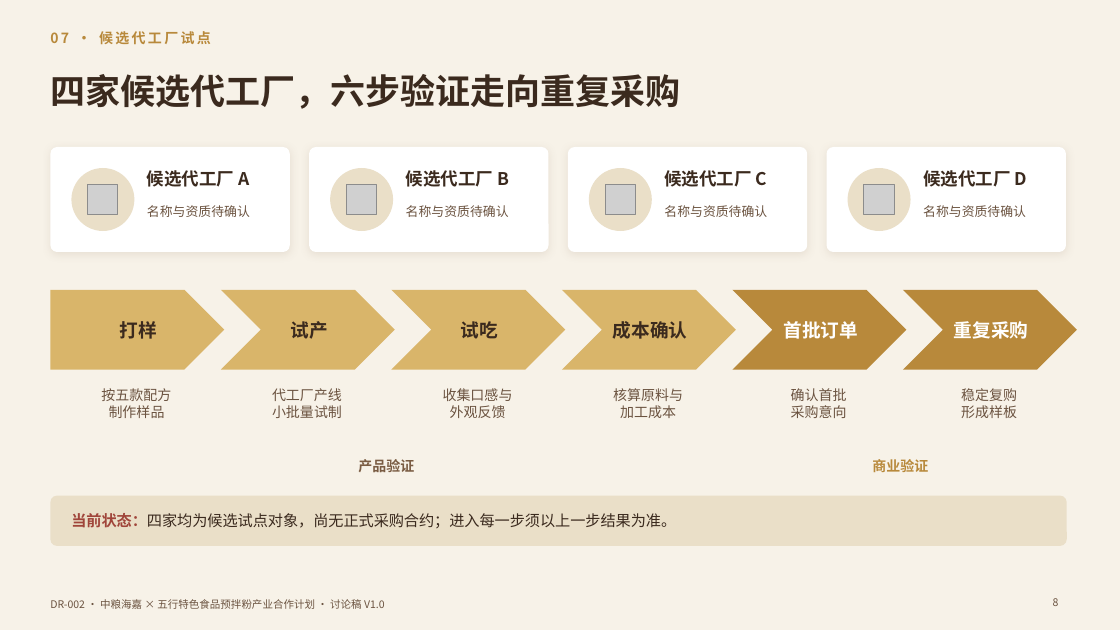
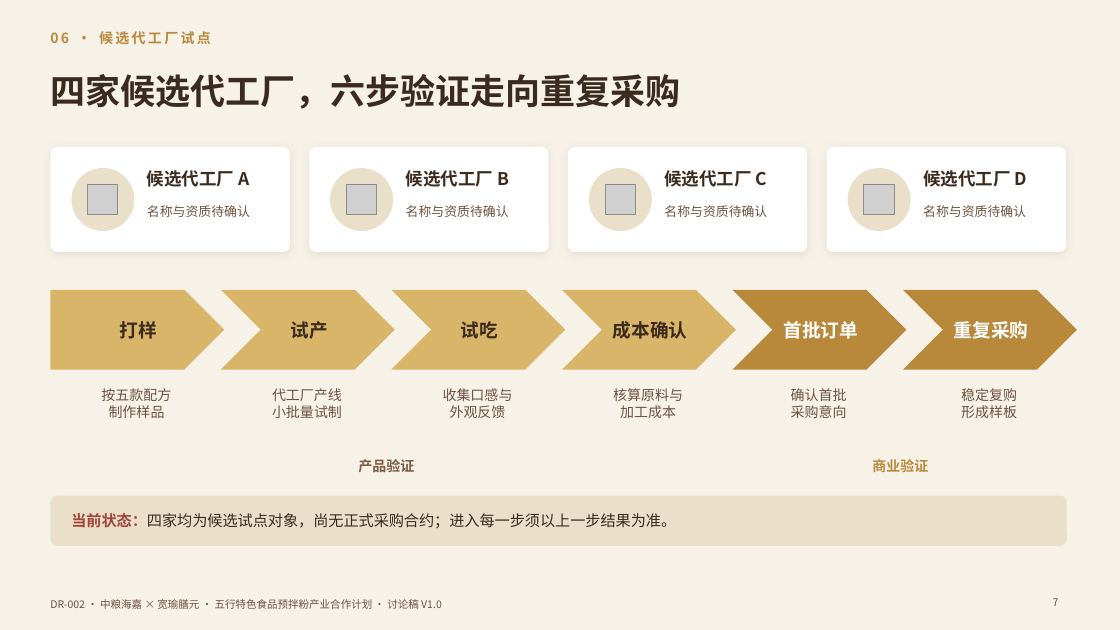
Before and after one commit to yes039/yes039, a slide deck: slide 7 of DR-002/DR-002_中粮海嘉五行预拌粉合作计划_V1.0.pptx (slide 8 before the commit). Drawn at 1120x630 pixels with LibreOffice and Linux fonts; fonts in the diff are those of the drawing; grey boxes stand for pictures. Boxes give left, top, right and bottom in pixels: in the first picture for what was removed or moved away, otherwise in the second. Text is boxed around its words. In the diff, an @@ line names an element or a change of style, - is before the commit and + after.

```diff
--- a/DR-002/DR-002_中粮海嘉五行预拌粉合作计划_V1.0.pptx
+++ b/DR-002/DR-002_中粮海嘉五行预拌粉合作计划_V1.0.pptx
@@ text at (x1=50, y1=31, x2=211, y2=45): text changed @@
-07 · 候选代工厂试点
+06 · 候选代工厂试点
@@ text at (x1=50, y1=599, x2=442, y2=609): text changed @@
-DR-002 · 中粮海嘉 × 五行特色食品预拌粉产业合作计划 · 讨论稿 V1.0
+DR-002 · 中粮海嘉 × 宽瑜膳元 · 五行特色食品预拌粉产业合作计划 · 讨论稿 V1.0
@@ page number at (x1=1053, y1=598, x2=1059, y2=606): text changed @@
-8
+7
```
Also in this commit, not shown: 13 other slides changed, 3 other files.
